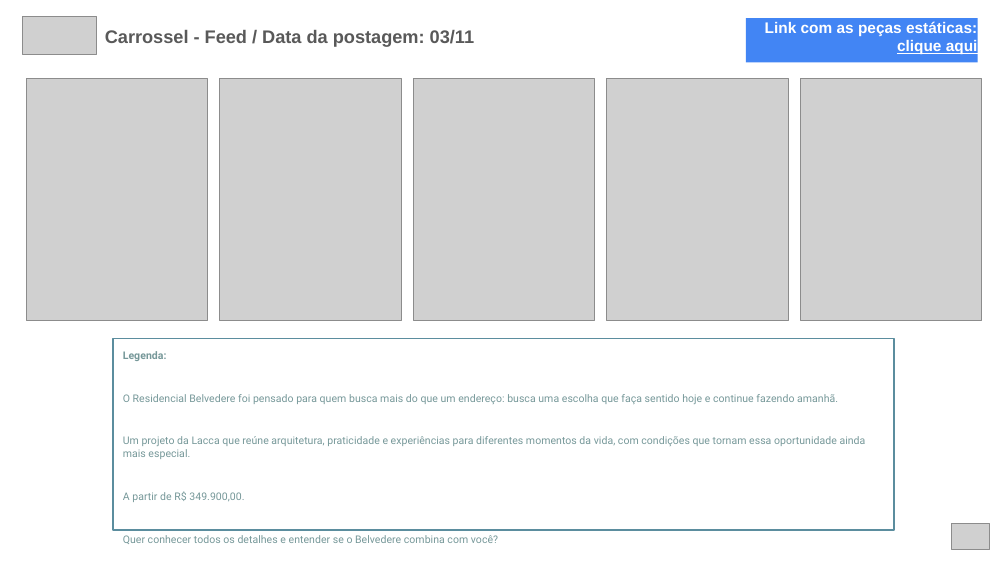
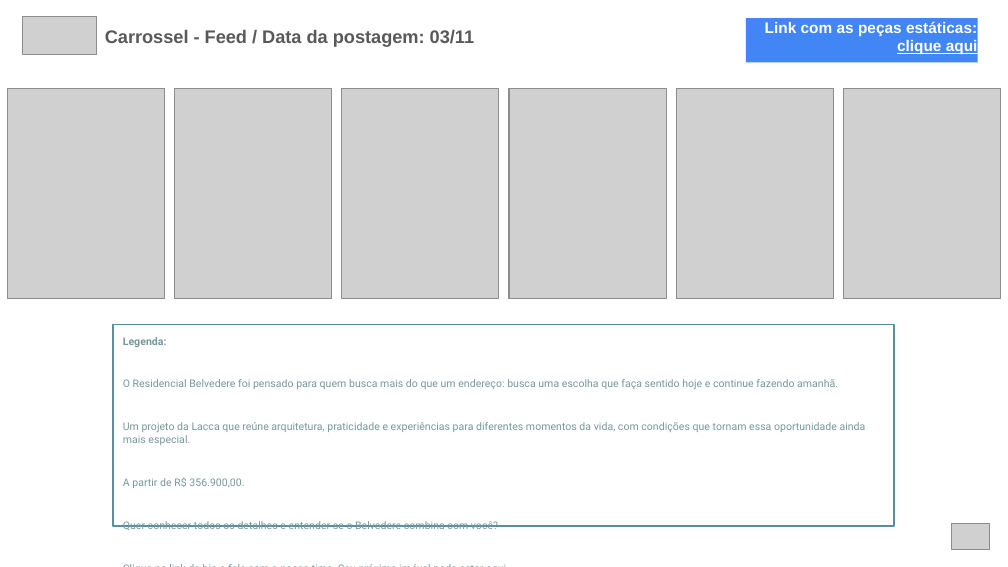
Before and after one commit to thiagoosocial/dashboard-instagram, a slide deck: slide 3 of Conteudos_Novembro_1_Quinzena_Lacca_Belvedere.pptx. Drawn at 1008x567 pixels with LibreOffice and Linux fonts; fonts in the diff are those of the drawing; grey boxes stand for pictures. Boxes give left, top, right and bottom in pixels: in the first picture for what was removed or moved away, otherwise in the second. Text is boxed around its words. In the diff, an @@ line names an element or a change of style, - is before the commit and + after.

```diff
--- a/Conteudos_Novembro_1_Quinzena_Lacca_Belvedere.pptx
+++ b/Conteudos_Novembro_1_Quinzena_Lacca_Belvedere.pptx
@@ picture: place and size @@
-picture at bbox=[26, 79, 208, 321]
+picture at bbox=[7, 89, 164, 298]
@@ picture: place and size @@
-picture at bbox=[220, 79, 401, 321]
+picture at bbox=[174, 89, 332, 298]
@@ picture: place and size @@
-picture at bbox=[413, 79, 595, 321]
+picture at bbox=[342, 89, 499, 298]
@@ picture added at bbox=[509, 89, 666, 298] @@
@@ picture removed at bbox=[607, 79, 788, 321] @@
@@ picture added at bbox=[676, 89, 834, 298] @@
@@ picture: place and size @@
-picture at bbox=[800, 79, 982, 321]
+picture at bbox=[844, 89, 1001, 298]
@@ rectangle "Legenda:": place and size @@
-rectangle "Legenda:" at bbox=[113, 339, 894, 530]
+rectangle "Legenda:" at bbox=[113, 325, 894, 526]
@@ text in rectangle at bbox=[123, 477, 244, 488]: text changed @@
-A partir de R$ 349.900,00.
+A partir de R$ 356.900,00.
```
Also in this commit, not shown: 5 slides added.
